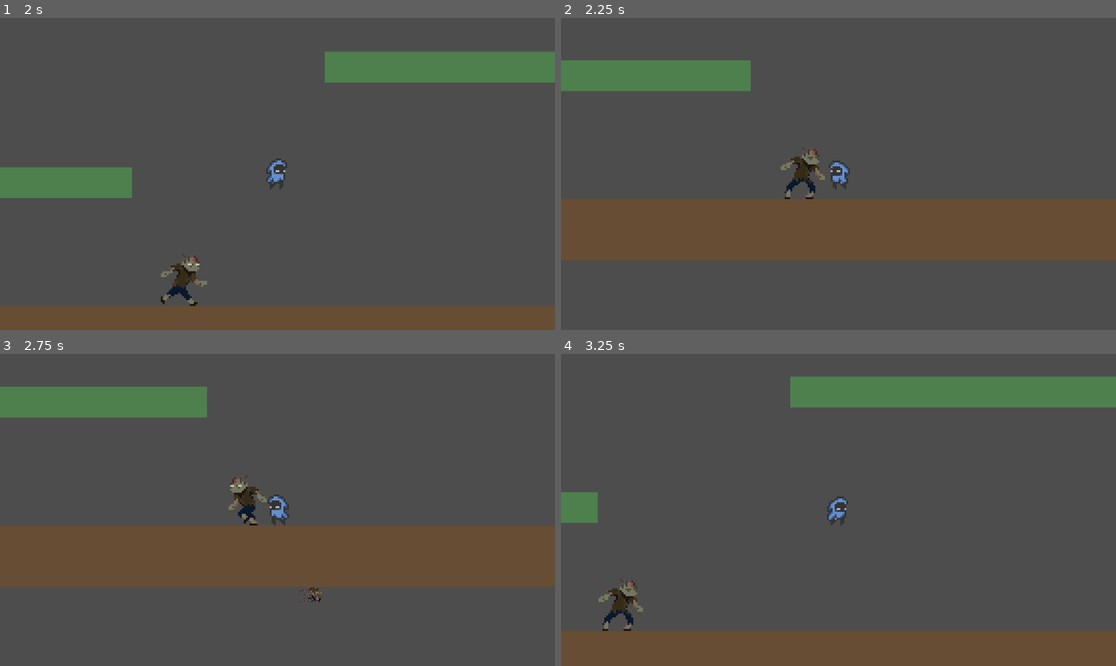
Above: before the commit, frames 1-4 (two rows, left to right).
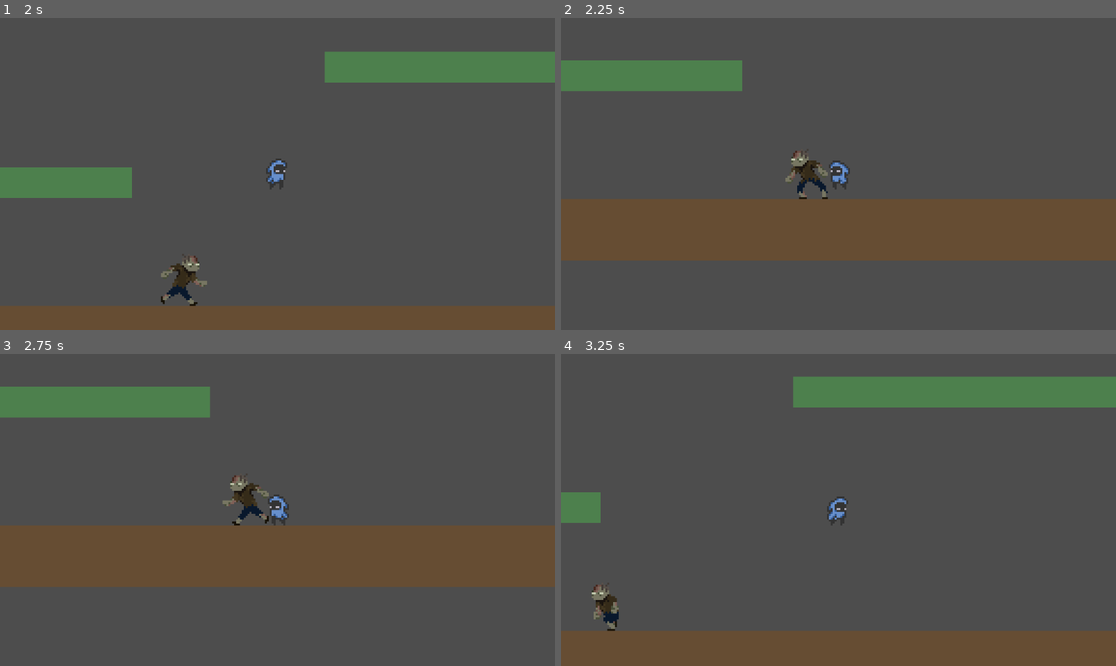
Above: after the commit, the same moments.

Repository: TakashiHamada/ggj2026-mask
Game: Godot game, scene res://Scenes/main.tscn
Same seed, same stepped clock (60 frames per second), same inputs: the game is played once before the commit and once after it.
Inputs:
- Up to frame 1 (2 s): tap Enter at 0.5 s; hold D (move_right) from 0.53 s (still down); tap Space (jump) at 0.77, 1.52 s
- Up to frame 2 (2.25 s): release D (move_right) at 2.03 s; hold A (move_left) from 2.03 s (still down)
- Up to frame 3 (2.75 s): keep holding A (move_left)
- Up to frame 4 (3.25 s): release A (move_left) at 2.78 s; hold D (move_right) from 2.78 s (still down); tap Space (jump) at 3.02 s

Frame 1 is identical in both runs. In frame 2, 0.8% of the frame differs, in the area x 32-49%, y 13-59%; in frame 3, 0.5%; in frame 4, 0.8%, in the area x 5-42%, y 7-89%.

Commit message:
Spit Cooldown Adjustment
decreased cooldown of zombie spit attack to .5

Diff:
--- a/mask-action/Scenes/zombie.tscn
+++ b/mask-action/Scenes/zombie.tscn
@@ -161,7 +161,6 @@
 [node name="Zombie" type="CharacterBody2D"]
 script = ExtResource("1_n70j1")
 spit_range = 100.0
-spit_cooldown = 0.5
 projectile_scene = ExtResource("2_iyl7r")
 attack_anim_name = &"spit"
 spit_release_frame = 2
